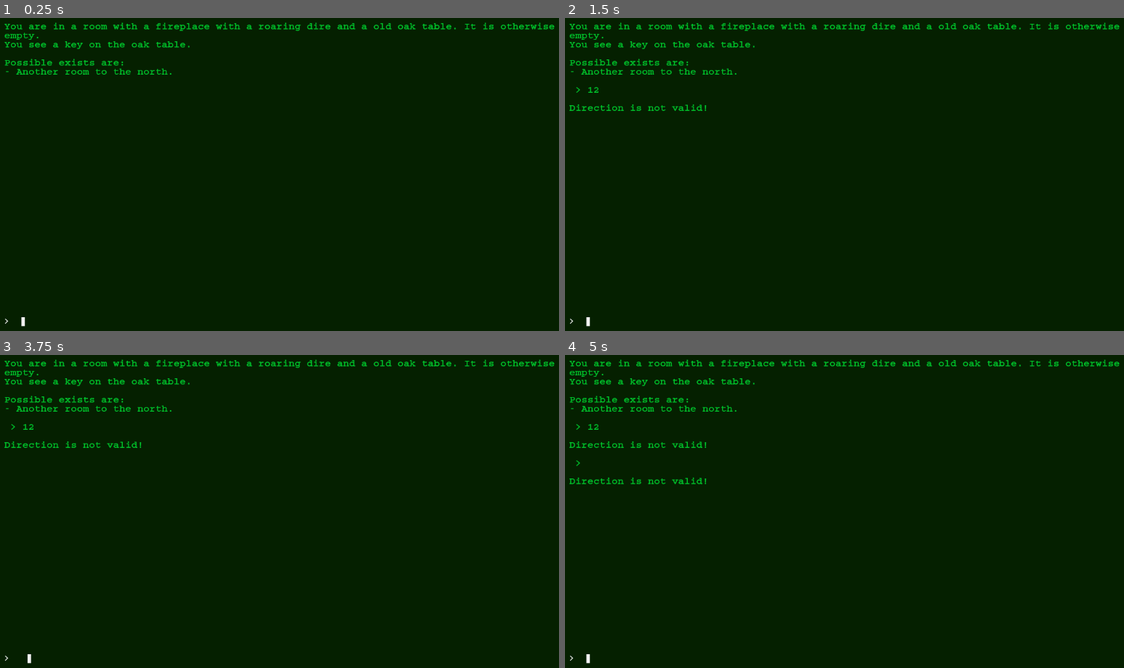
Above: before the commit, frames 1-4 (two rows, left to right).
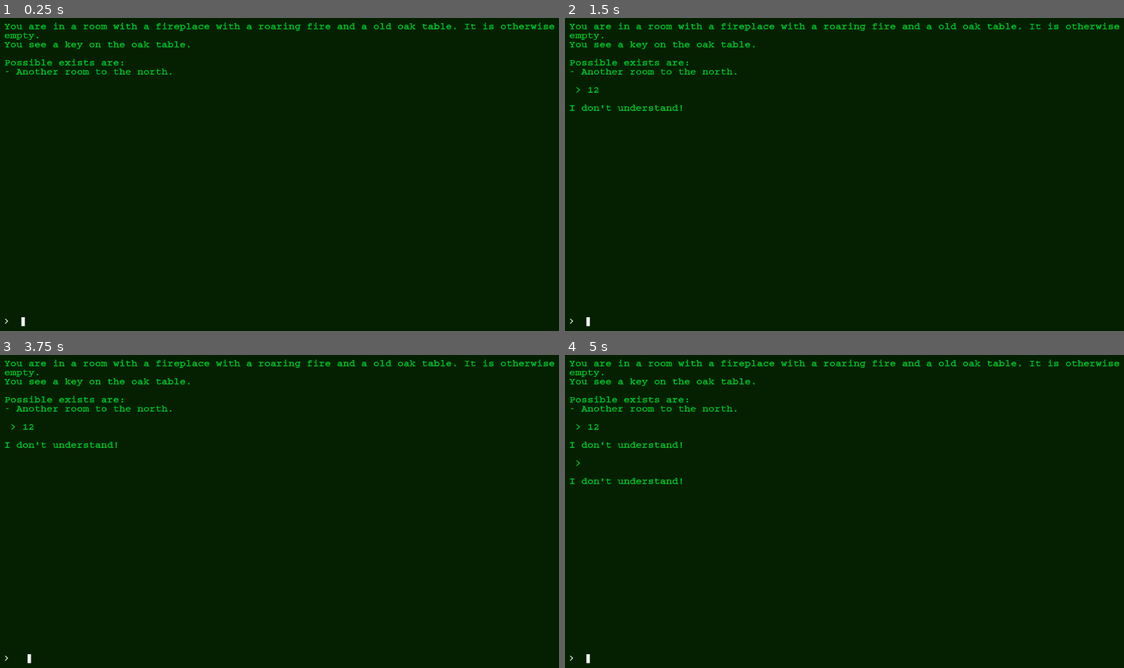
Above: after the commit, the same moments.

Repository: hashbangcode/godot-text-adventure
Game: Godot game, scene res://control.tscn
Two runs of this game, one before a commit and one after it. Both use one fixed random seed, a clock stepped at 60 frames per second and the inputs below.
Inputs (mouse positions are in pixels of both pictures, inside the frame that each line leads up to):
- Up to frame 1 (0.25 s): no input
- Up to frame 2 (1.5 s): click (855, 321) at 0.52 s; type "12" at 0.6 s; tap Enter at 1.25 s; move the mouse to (978, 158) at 1.27 s; hold Shift from 1.28 s (still down); click (978, 158) at 1.42 s
- Up to frame 3 (3.75 s): release Shift at 2 s; drag from (167, 527) to (257, 577) at 2.02 s; move the mouse to (340, 439) at 2.77 s; tap Ctrl at 2.85 s; click (340, 439) at 2.92 s; tap Space at 3.5 s; drag from (257, 577) to (111, 464) at 3.52 s
- Up to frame 4 (5 s): tap Enter at 4.25 s; move the mouse to (1023, 561) at 4.27 s; tap Alt at 4.35 s; click (1023, 561) at 4.42 s

The runs differ from the first frame. In frame 1, less than 0.1% of the frame differs, in the area x 54-57%, y 1-4%; in frame 2, 0.2%; in frame 3, 0.2%; in frame 4, 0.5%, in the area x 0-57%, y 1-42%.

Commit message:
Fixed a couple of spelling errors in the game and the output messages. Added a unit test for sending broken text to the perser. Sorted out a couple of small bugs. Added more help text and better default messages.

Diff:
--- a/data/game1.json
+++ b/data/game1.json
@@ -1,6 +1,6 @@
 {
 	"room1": {
-		"intro" : "You are in a room with a fireplace with a roaring dire and a old oak table. It is otherwise empty.",
+		"intro" : "You are in a room with a fireplace with a roaring fire and a old oak table. It is otherwise empty.",
 		"items" : {
 			"key123" : {
 				"description" : "You see a key on the oak table.",
--- a/src/GameDataProcessor.gd
+++ b/src/GameDataProcessor.gd
@@ -31,8 +31,12 @@
 	# React to the help command.
 	if action == InstructionSet.HELP:
 		var helpText = ''
-		helpText += 'Look: Look around the room you are in.' + "\n"
-		helpText += 'Use north, south, east, west to more in that direction.' + "\n"
+		helpText += 'Instructions:' + "\n"
+		helpText += '- Use "look" around the room you are in.' + "\n"
+		helpText += '- Use "north", "south", "east", "west" to move in that direction.' + "\n"
+		helpText += '- Use "open" or "close" to interact with doors.' + "\n"
+		helpText += '- Use "get <object" or "drop <object" pick up or put down objects.' + "\n"
+		helpText += '- Use "reset" to reset the game, or "exit" to quit.' + "\n"
 		return helpText
 
 	# React to the reset command.
@@ -70,16 +74,18 @@
 					if rooms[currentRoom]['exits'][item]['key'] == inventoryItem:
 						rooms[currentRoom]['exits'][item]['locked'] = false
 						return 'You open the ' + direction + ' ' + exit
+			else:
+				return 'What direction do you want to open?'
 		return 'You do not have the key for this door'
 
 	# If we get to this point we have a direction or action of some kind.
 	# Is direction/action valid?
 	if rooms[currentRoom]['exits'].has(action) == false:
-		return 'Direction is not valid!' + "\n"
+		return 'I don\'t understand!' + "\n"
 
 	# is a direction then change the state to the new room.
 	if rooms[currentRoom]['exits'][action].has('destination') == true:
-		if rooms[currentRoom]['exits'][action]['locked'] == true:
+		if rooms[currentRoom]['exits'][action].has('locked') and rooms[currentRoom]['exits'][action]['locked'] == true:
 			return "The door is locked!\n"
 		currentRoom = rooms[currentRoom]['exits'][action]['destination']
 
--- a/tests/unit/TextParserTest.gd
+++ b/tests/unit/TextParserTest.gd
@@ -6,6 +6,20 @@
 
 func before_each():
 	text_parser = TextParser.new()
+
+func test_random_text_produces_error():
+	var entered_text = {
+		"": InstructionSet.NOT_FOUND,
+		" ":  InstructionSet.NOT_FOUND,
+		"wibble":  InstructionSet.NOT_FOUND,
+		"notrhitng":  InstructionSet.NOT_FOUND,
+		"wewst":  InstructionSet.NOT_FOUND,
+		"southgsd":  InstructionSet.NOT_FOUND,
+		"estesin":  InstructionSet.NOT_FOUND,
+		"<script>":  InstructionSet.NOT_FOUND,
+	}
+	for text in entered_text:
+		assert_eq(text_parser.parse(text), entered_text[text])
 
 func test_direction_is_parsed_correctly():
 	var directions = {
